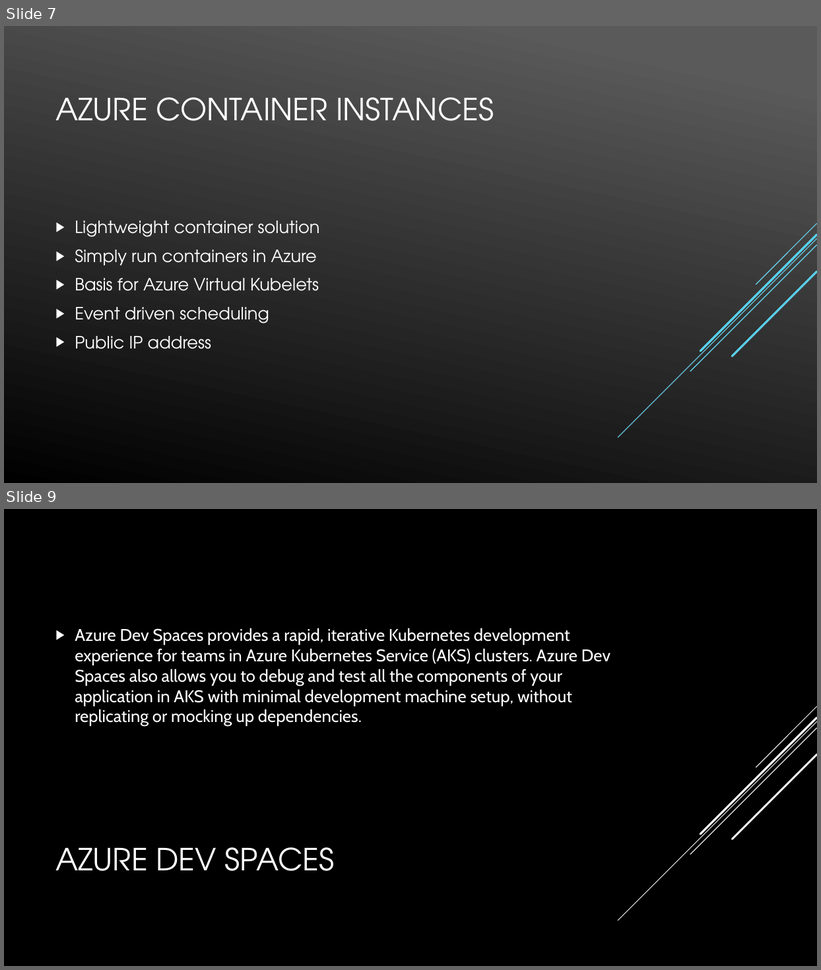
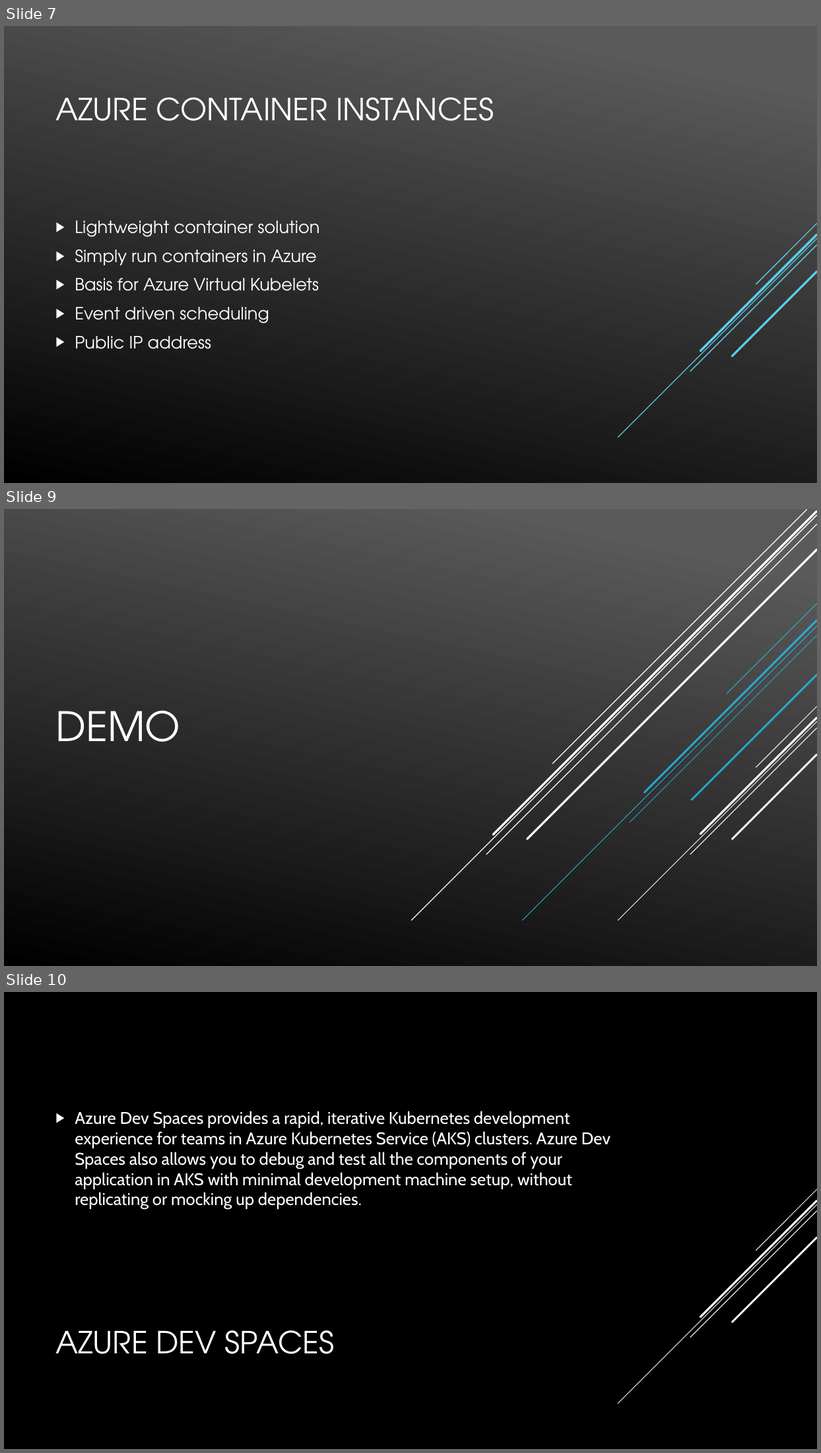
Before and after one commit to dersia/presentations, a slide deck: Kubernetes on Azure.pptx. Shown one above the other, each under a label of ours: slides 7 and 9 before the commit, slides 7, 9 and 10 after it; the slides between them are not shown. The pictures are 821x970 and 821x1453 pixels, drawn with LibreOffice and Linux fonts; fonts in the diff are those of the drawing; background and template pictures are left out. Boxes give left, top, right and bottom in pixels: in the first picture for what was removed or moved away, otherwise in the second. Text is boxed around its words. In the diff, an @@ line names an element or a change of style, - is before the commit and + after.

```diff
--- a/Kubernetes on Azure.pptx
+++ b/Kubernetes on Azure.pptx
@@ slide 9 added at (4, 509, 817, 966), background gradient #5B5B5B to #000000; not listed: 5 template elements that a slide beside it also shows @@
@@ line added from (817, 515) to (411, 921), #FFFFFF 1 pt @@
@@ line added from (817, 524) to (486, 855), #FFFFFF 1 pt @@
@@ line added from (817, 512) to (493, 835), #FFFFFF 2.5 pt @@
@@ line added from (807, 510) to (553, 764), #FFFFFF 1 pt @@
@@ line added from (817, 550) to (527, 840), #FFFFFF 2.5 pt @@
@@ group added at (523, 603, 817, 921): 5 lines @@
@@ title added at (55, 710, 180, 742), 48 pt, text #FFFFFF @@
+DEMO
@@ what was slide 9 is now slide 10 @@
```
Also in this commit, not shown: 2 slides changed, 1 other slide added.
